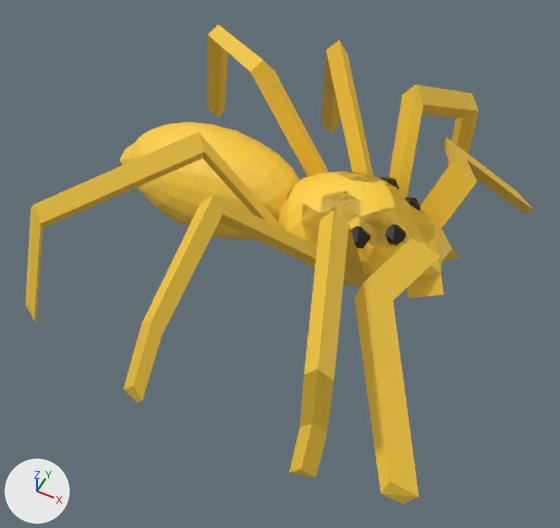
Before and after pictures for a commit that changed the glTF model assets/spider.glb.
The view is the same before and after, from a camera (50 mm lens) standing at (0.9, -2.3, 2.46) and looking at (-0.15, -0.21, -0.15). Every picture has the same lights, and +X, +Y and +Z are marked at lower left. Where no turn or scale is listed for an object, it has been applied to the vertices. Vertices at the same position are counted once.

Script lines for the objects in view, before the commit:
```python
mat_yellow = principled_material('yellow')
mat_yellow.base_color = (1.0, 0.64, 0.052)  # yellow #ffd140
me_icosphere_003 = bpy.data.meshes.new('Icosphere.003')
me_icosphere_003.from_pydata(...)  # 162 vertices, 320 faces; spans x -0.508..0.455, y -0.252..0.252, z -0.252..0.252
me_icosphere_003.materials.append(mat_yellow)  # yellow #ffd140
me_icosphere_004 = bpy.data.meshes.new('Icosphere.004')
me_icosphere_004.from_pydata(...)  # 358 vertices, 798 faces; spans x -1.14..0.78, y -1.01..1.01, z -0.47..0.53
me_icosphere_004.materials.append(mat_yellow)  # yellow #ffd140
ob_back = bpy.data.objects.new('back', me_icosphere_003)
ob_back.location = (-0.592, 0.0, 0.0)
ob_front = bpy.data.objects.new('front', me_icosphere_004)
ob_front.location = (0.0, 0.0, 0.0)
```
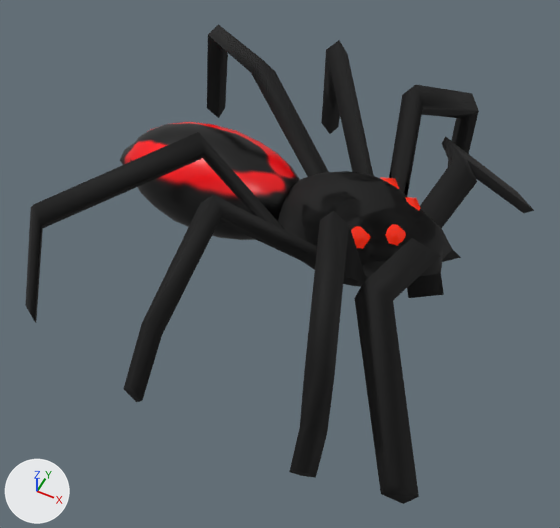
Where the change shows, as pixel boxes [x1, y1, x2, y2] in the pictures (560 x 528 px):
'front', surface changed, shading changed (yellow to black): [25, 24, 534, 504] in both
'back', surface changed, recoloured: [120, 122, 300, 240] in both

What changed in the scene script:
```text
Add img_spider_texture_back:
    img_spider_texture_back = load_image('spider-texture-back', '_unpacked/spider-texture-back', 1024, 1024, 'sRGB')
Add img_spider_texture:
    img_spider_texture = load_image('spider-texture', '_unpacked/spider-texture', 1024, 1024, 'sRGB')
Change mat_yellow:
    remove mat_yellow.base_color = (1.0, 0.64, 0.052)  # yellow #ffd140
    add mat_yellow.texture = img_spider_texture
    mat_yellow.roughness: 0.5 -> 0.805
Add mat_material:
    mat_material = principled_material('Material')
    mat_material.texture = img_spider_texture_back
    mat_material.roughness = 0.295
Change me_icosphere_003:
    where me_icosphere_003.from_pydata(...)  # 162 vertices, 320 faces; spans x -0.508..0.455, y -0.252..0.252, z -0.252..0.252
    remove me_icosphere_003.materials.append(mat_yellow)  # yellow #ffd140
    add me_icosphere_003.materials.append(mat_material)  # picture img_spider_texture_back
Change me_icosphere_004:
    where me_icosphere_004.from_pydata(...)  # 358 vertices, 798 faces; spans x -1.14..0.78, y -1.01..1.01, z -0.47..0.53
    used by ob_front; location = (0.0, 0.0, 0.0)
    me_icosphere_004 part 1: all faces are now shaded smooth (761 of 798 changed)
```
